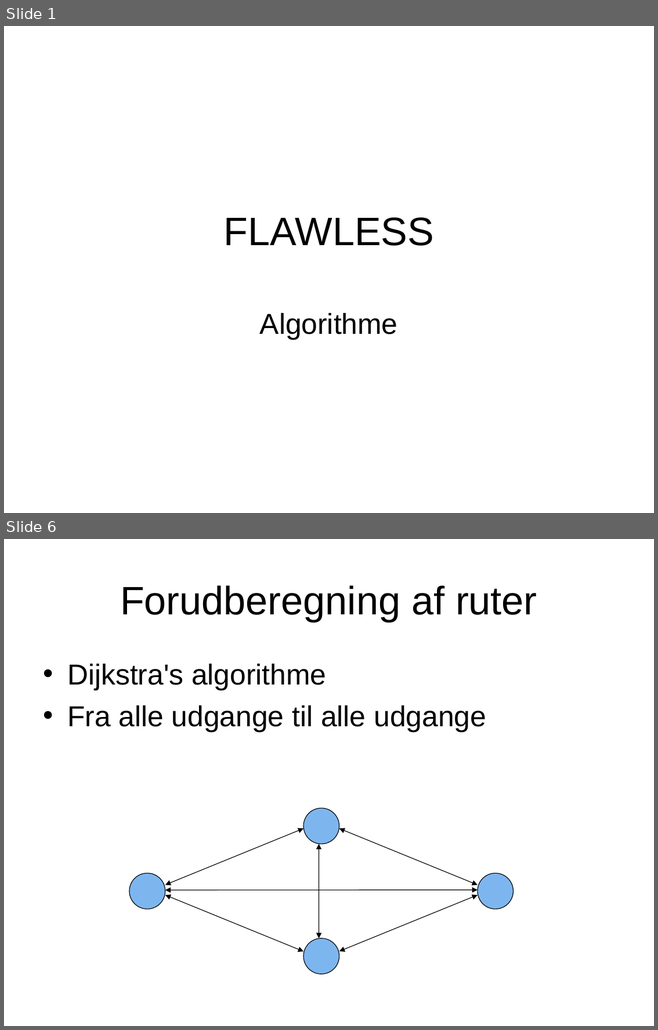
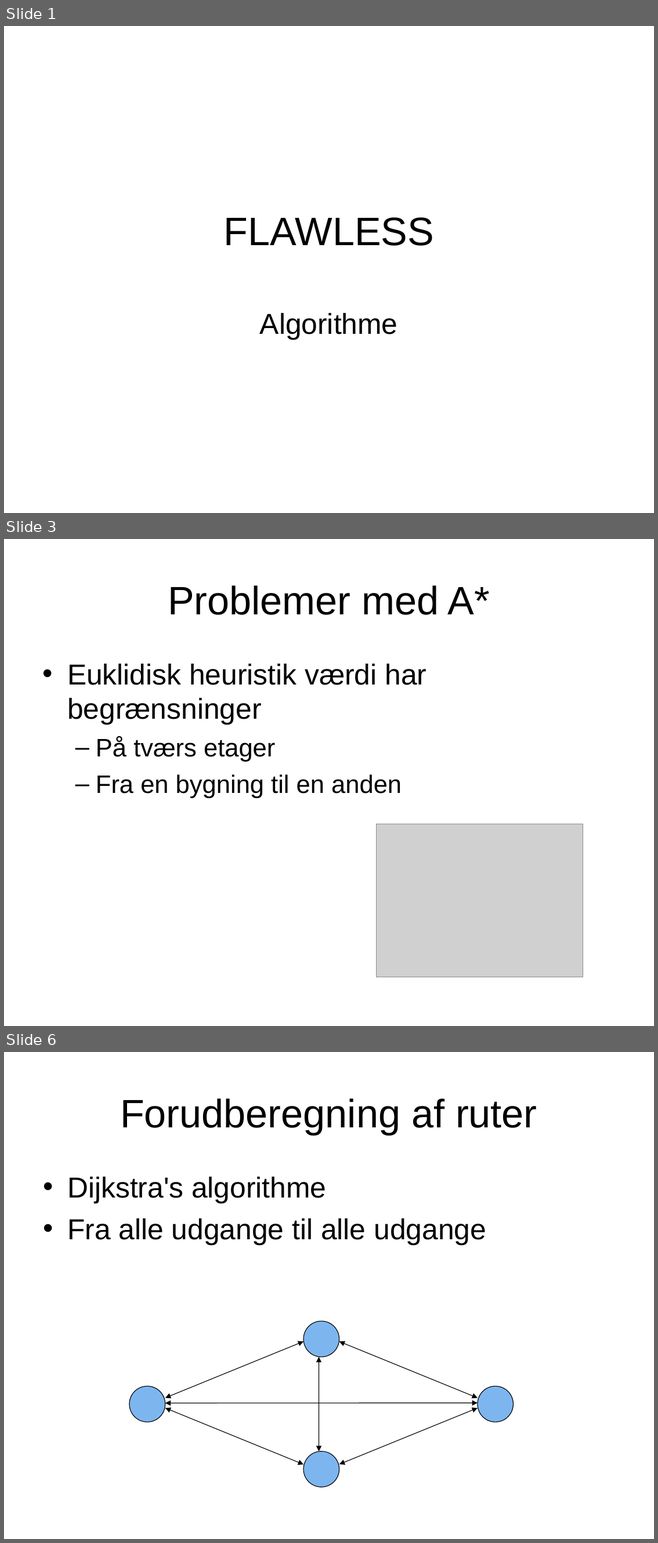
Before and after one commit to zanderdk/P1, a slide deck: FLAWLESS-Algorithme.ppt. Shown one above the other, each under a label of ours: slides 1 and 6 before the commit, slides 1, 3 and 6 after it; the slides between them are not shown. The pictures are 658x1030 and 658x1543 pixels, drawn with LibreOffice and Linux fonts; fonts in the diff are those of the drawing; grey boxes stand for pictures. Boxes give left, top, right and bottom in pixels: in the first picture for what was removed or moved away, otherwise in the second. Text is boxed around its words. In the diff, an @@ line names an element or a change of style, - is before the commit and + after.

```diff
--- a/FLAWLESS-Algorithme.ppt
+++ b/FLAWLESS-Algorithme.ppt
@@ slide 3 added at [4,539,654,1026], background #FFFFFF @@
@@ title added at [168,585,489,615], 44 pt, text #000000 @@
+Problemer med A*
@@ text added at [67,664,426,798], 32 pt, text #000000 @@
+• Euklidisk heuristik værdi har begrænsninger
+  – På tværs etager
+  – Fra en bygning til en anden
@@ picture added at [376,824,583,977] @@
```
Also in this commit, not shown: 1 slide changed, 4 other slides added, 3 slides removed.
